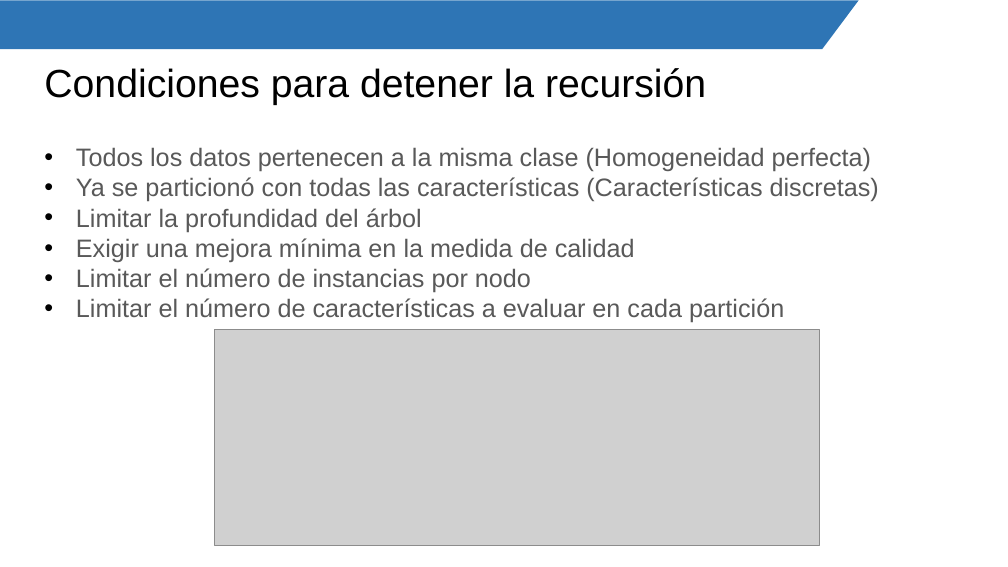
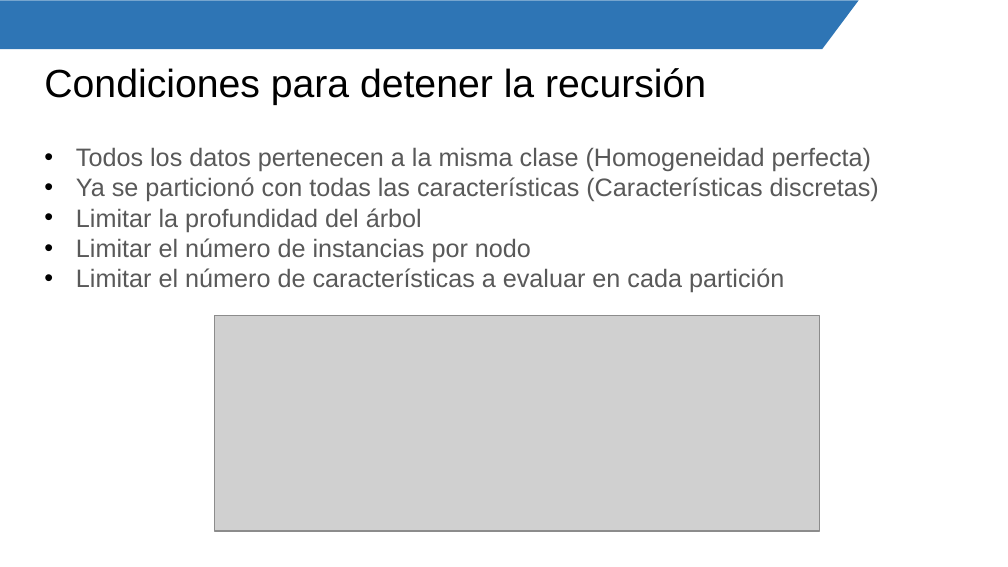
Before and after one commit to Mily3000/Diplomatura-de-Especializacion-en-Desarrollo-de-Aplicaciones-con-IA, a slide deck: slide 33 of Fundamentos de Machine Learning/2. Árboles de decisión.pptx. Drawn at 1008x567 pixels with LibreOffice and Linux fonts; fonts in the diff are those of the drawing; grey boxes stand for pictures; background and template pictures are left out. Boxes give left, top, right and bottom in pixels: in the first picture for what was removed or moved away, otherwise in the second. Text is boxed around its words. In the diff, an @@ line names an element or a change of style, - is before the commit and + after.

```diff
--- a/Fundamentos de Machine Learning/2. Árboles de decisión.pptx
+++ b/Fundamentos de Machine Learning/2. Árboles de decisión.pptx
@@ text at <box>76,238,635,262</box>: paragraph removed @@
-• Exigir una mejora mínima en la medida de calidad
@@ picture: place and size @@
-picture at <box>215,330,818,545</box>
+picture at <box>215,316,818,531</box>
```
